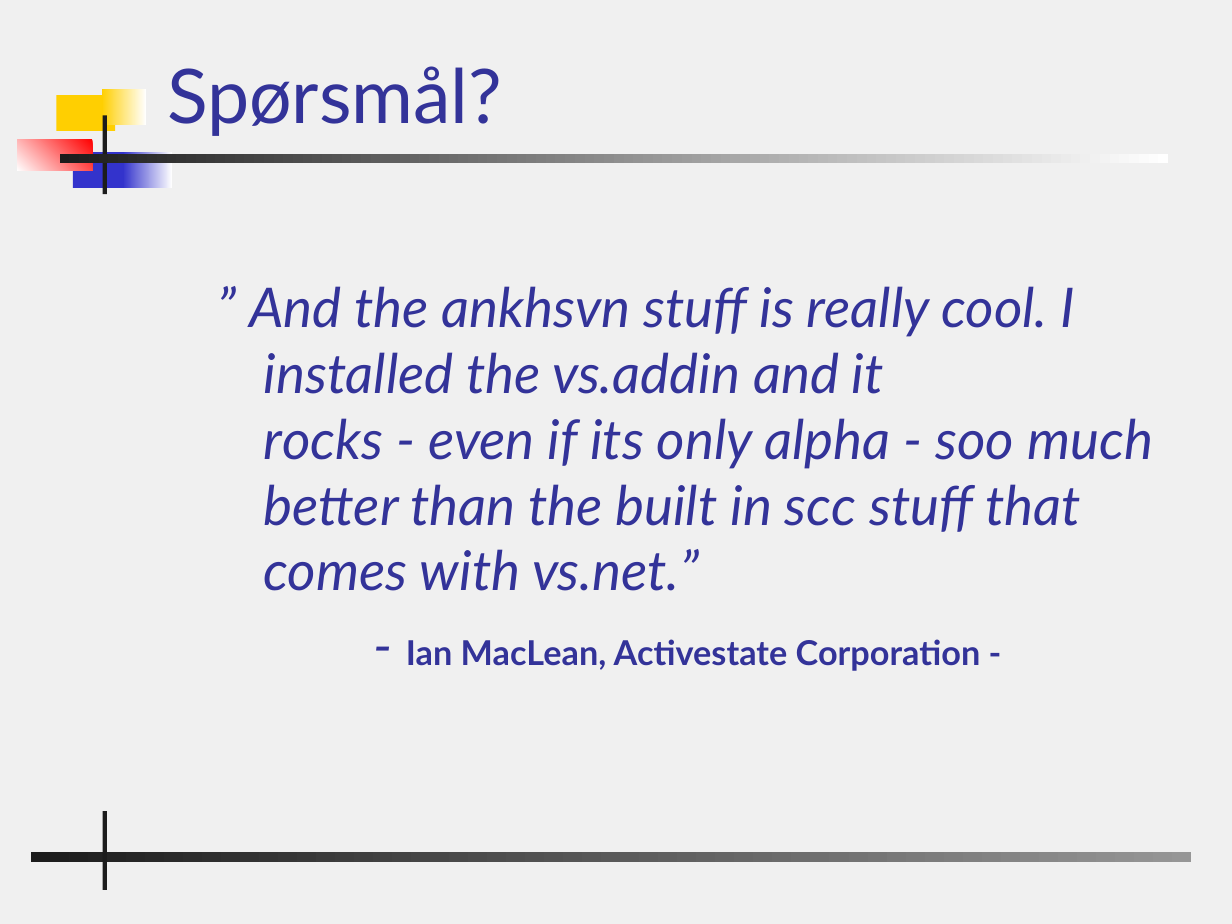
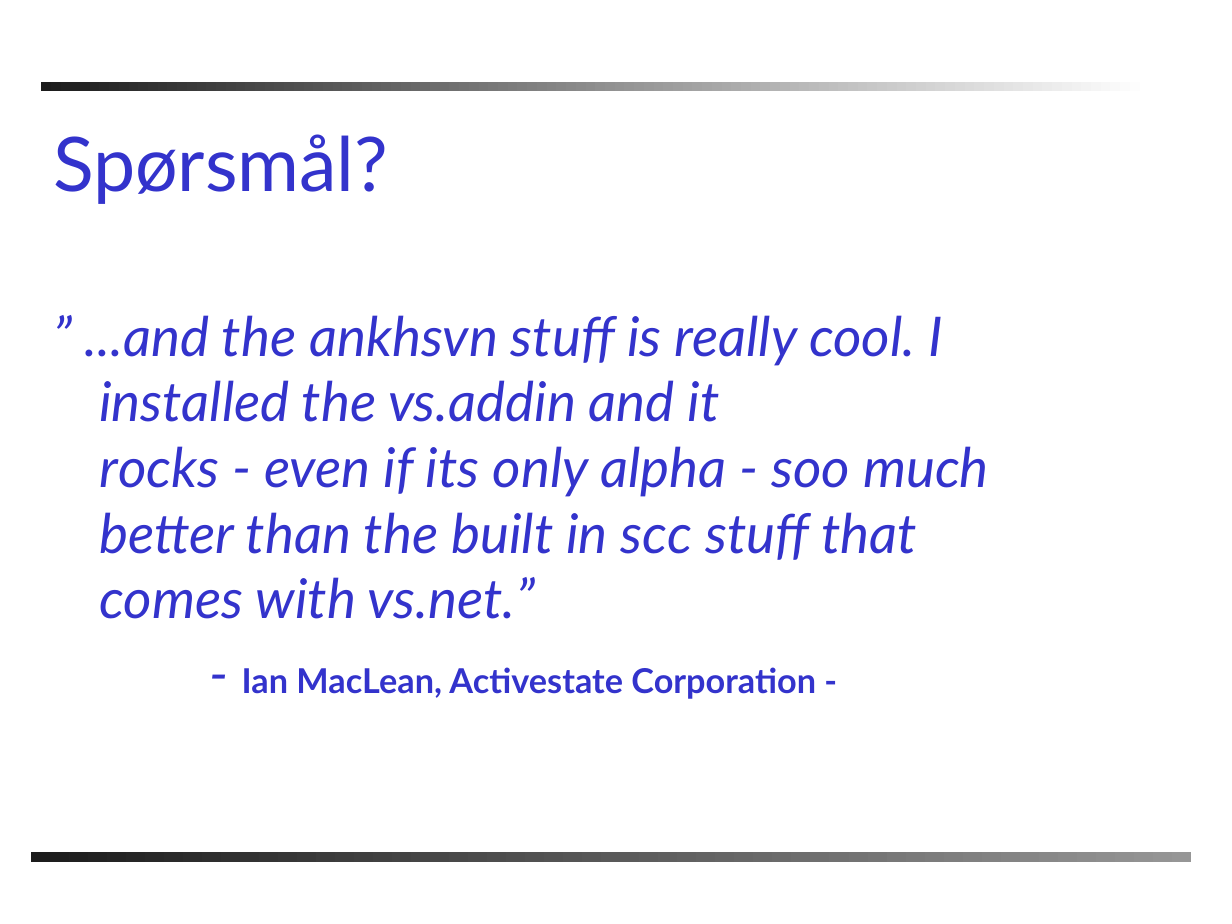
Before and after one commit to PhilJollans/AnkhSVN2019, a slide deck: slide 24 of doc/powerpoint/Subversion_addin_for_VS.NET.ppt. Drawn at 1232x924 pixels with LibreOffice and Linux fonts; fonts in the diff are those of the drawing; background and template pictures are left out. Boxes give left, top, right and bottom in pixels: in the first picture for what was removed or moved away, otherwise in the second. Text is boxed around its words. In the diff, an @@ line names an element or a change of style, - is before the commit and + after.

```diff
--- a/doc/powerpoint/Subversion_addin_for_VS.NET.ppt
+++ b/doc/powerpoint/Subversion_addin_for_VS.NET.ppt
@@ background #F0F0F0 to #FFFFFF @@
@@ rectangle: place and size @@
-rectangle at box(59, 154, 1168, 164)
+rectangle at box(41, 83, 1149, 92)
@@ rectangle removed at box(102, 89, 147, 124) @@
@@ title "Spørsmål?": place and size @@
-title "Spørsmål?" at box(167, 66, 502, 136)
+title "Spørsmål?" at box(53, 134, 388, 204)
@@ title "Spørsmål?" at box(53, 134, 388, 204): text colour #333399 to #3333CC @@
@@ rectangle removed at box(57, 95, 116, 131) @@
@@ rectangle removed at box(102, 116, 106, 195) @@
@@ rectangle removed at box(17, 139, 92, 171) @@
@@ rectangle removed at box(73, 152, 129, 187) @@
@@ rectangle removed at box(123, 152, 172, 187) @@
@@ text "” ...and the ankhsvn stuff ...": place and size @@
-text "” ...and the ankhsvn stuff ..." at box(249, 286, 1153, 671)
+text "” ...and the ankhsvn stuff ..." at box(85, 315, 989, 699)
@@ text at box(85, 315, 989, 619): text changed; text colour #333399 to #3333CC @@
-” And the ankhsvn stuff is really cool. I installed the vs.addin and it
-rocks - even if its only alpha - soo much better than the built in scc stuff that comes with vs.net.”
+” ...and the ankhsvn stuff is really cool. I installed the vs.addin and it
+rocks - even if its only alpha - soo much better than the built in scc stuff that comes with vs.net.”
@@ text at box(242, 667, 816, 699): text colour #333399 to #3333CC in "- Ian MacLean, Activestate Corporation -" @@
@@ rectangle removed at box(102, 811, 106, 890) @@
```
Also in this commit, not shown: 22 other slides changed, 1 slide added, 1 slide removed.
